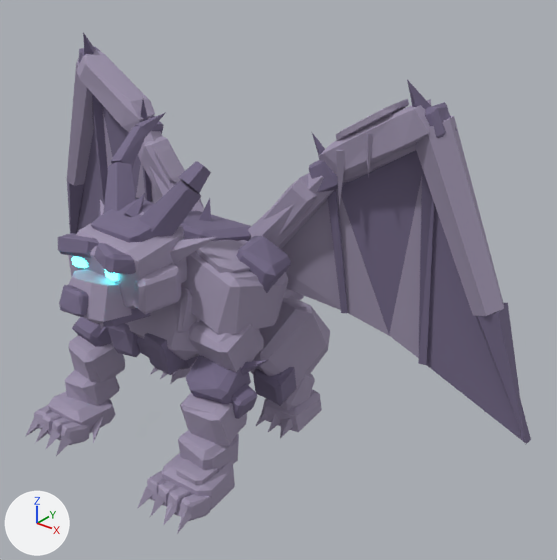
A saved change to the FBX model assets/models/beasts/gargoyle_static.fbx.
Before and after are seen from a camera (50 mm lens) standing at (10.66, -10.88, 10.58) and looking at (1.3, 0.81, 3.33). The lights are fixed; the arrows at lower left show +X, +Y and +Z. The older version comes first.

Names of what the first picture shows: 'Gargoyle_Static'.
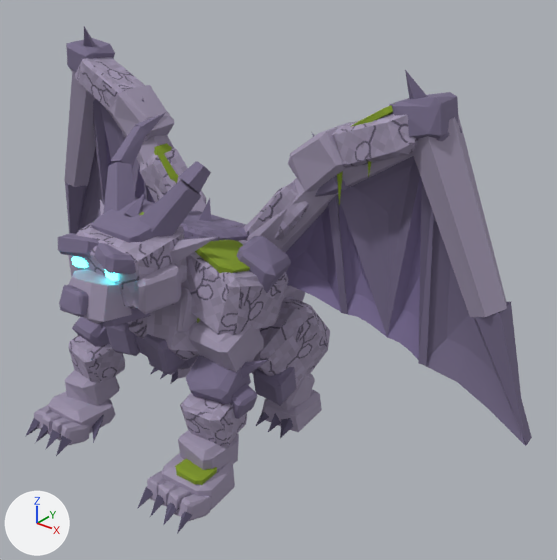
The change, as a list of edits to the scene's bpy script:
```text
Change me_gargoyle_mesh_001:
    remove me_gargoyle_mesh_001.from_pydata(...)  # 2167 vertices, 3782 faces; spans x -6.91..6.91, y -3.64..4.1, z -0.01..8.0
    add me_gargoyle_mesh_001.from_pydata(...)  # 2603 vertices, 4674 faces; spans x -6.9..6.9, y -3.64..4.1, z -0.01..8.15
    me_gargoyle_mesh_001 part 1: the loose piece of 24 vertices spanning x 2.8..4.08, y 0.43..1.07, z 6.73..7.59 is rebuilt with 24 vertices and now spans x 2.81..4.11, y 0.44..1.05, z 6.73..7.57
    me_gargoyle_mesh_001 part 2: the loose piece of 24 vertices spanning x 2.46..4.7, y 0.41..1.18, z 5.96..7.61 is rebuilt with 24 vertices and now spans x 2.63..4.49, y 0.33..1.27, z 6.21..7.51
    me_gargoyle_mesh_001 part 3: the loose piece of 24 vertices spanning x -4.56..-2.4, y 0.42..1.18, z 5.88..7.56 is rebuilt with 24 vertices and now spans x -4.59..-2.68, y 0.37..1.27, z 6.22..7.46
    me_gargoyle_mesh_001 part 4: the loose piece of 24 vertices spanning x 0.91..2.54, y 0.33..1.0, z 4.16..6.01 is rebuilt with 24 vertices and now spans x 0.84..2.4, y 0.15..1.09, z 4.06..5.82
    me_gargoyle_mesh_001 part 5: the loose piece of 24 vertices spanning x -2.5..-0.92, y 0.29..0.99, z 4.12..5.89 is rebuilt with 24 vertices and now spans x -2.32..-0.82, y 0.15..1.08, z 3.97..5.78
    me_gargoyle_mesh_001 part 6: the loose piece of 8 vertices spanning x 4.49..6.91, y 1.04..1.6, z 1.29..7.21 is rebuilt with 84 vertices and now spans x 3.9..6.9, y 0.98..1.77, z 1.28..7.22
    me_gargoyle_mesh_001 part 7: the loose piece of 8 vertices spanning x -6.91..-4.49, y 1.04..1.6, z 1.29..7.21 is rebuilt with 84 vertices and now spans x -6.9..-3.9, y 0.98..1.77, z 1.28..7.22
    me_gargoyle_mesh_001 part 8: the loose piece of 8 vertices spanning x 0.87..2.93, y 0.54..1.2, z 2.99..6.01 is rebuilt with 50 vertices and now spans x 0.9..2.9, y 0.48..1.36, z 2.98..6.02
    me_gargoyle_mesh_001 part 9: the loose piece of 8 vertices spanning x -2.93..-0.87, y 0.54..1.2, z 2.99..6.01 is rebuilt with 50 vertices and now spans x -2.9..-0.9, y 0.48..1.36, z 2.98..6.02
    me_gargoyle_mesh_001 part 10: the loose piece of 6 vertices spanning x 2.59..3.91, y 0.84..1.3, z 2.75..6.0 is rebuilt with 70 vertices and now spans x 2.6..4.5, y 0.78..1.48, z 2.73..7.22
    me_gargoyle_mesh_001 part 11: the loose piece of 6 vertices spanning x -3.91..-2.59, y 0.84..1.3, z 2.75..6.0 is rebuilt with 70 vertices and now spans x -4.5..-2.6, y 0.78..1.48, z 2.73..7.22
    me_gargoyle_mesh_001 part 12: a new loose piece of 24 vertices spanning x 1.86..3.21, y 0.25..1.18, z 5.68..6.97, in mat_gargoyle_palette (picture img_gargoyle_palette_png)
    me_gargoyle_mesh_001 part 13: a new loose piece of 24 vertices spanning x -3.16..-1.86, y 0.2..1.17, z 5.66..6.95, in mat_gargoyle_palette (picture img_gargoyle_palette_png)
    me_gargoyle_mesh_001 part 14: a new loose piece of 24 vertices spanning x 3.91..4.94, y 0.47..1.34, z 6.94..7.78, in mat_gargoyle_palette (picture img_gargoyle_palette_png)
    me_gargoyle_mesh_001 part 15: a new loose piece of 24 vertices spanning x -4.94..-3.91, y 0.46..1.34, z 6.95..7.76, in mat_gargoyle_palette (picture img_gargoyle_palette_png)
    me_gargoyle_mesh_001 part 16: 195 vertices moved from x -6.15..6.19, y -1.55..1.52, z 3.75..8.0 to x -6.2..6.24, y -1.55..1.58, z 3.69..8.15; 65 vertices removed from x -4.7..5.28, y -1.59..1.5, z 2.29..7.2; 41 vertices added at x -2.8..5.27, y -1.58..1.49, z 2.23..7.01
    me_gargoyle_mesh_001 part 17: 3097 kept faces spanning x -6.9..6.9, y -3.64..4.1, z -0.01..8.15 get new texture (UV) coordinates
    other edits to the shape of me_gargoyle_mesh_001 do not show in these pictures
```

Where the change shows, as pixel boxes (x1, y1, x2, y2) in the pictures (557 x 560 px; the box of a moved part takes in the faces that stretch with it):
'Gargoyle_Static', reshaped
    before: (25, 32, 531, 534)
    after: (25, 26, 532, 534)
part 1 of me_gargoyle_mesh_001, rebuilt
    before: (336, 99, 409, 141)
    after: (350, 105, 393, 127)
part 2 of me_gargoyle_mesh_001, rebuilt
    before: (318, 99, 431, 178)
    after: (332, 114, 418, 168)
part 3 of me_gargoyle_mesh_001, rebuilt (10% narrower, 32% shorter)
    before: (76, 50, 155, 133)
    after: (74, 57, 145, 113)
part 4 of me_gargoyle_mesh_001, rebuilt
    before: (263, 172, 317, 235)
    after: (246, 182, 309, 240)
part 5 of me_gargoyle_mesh_001, rebuilt
    before: (138, 136, 204, 208)
    after: (140, 143, 206, 204)
part 6 of me_gargoyle_mesh_001, rebuilt
    before: (427, 204, 531, 444)
    after: (387, 176, 532, 446)
part 7 of me_gargoyle_mesh_001, rebuilt
    before: (76, 130, 103, 234)
    after: (77, 127, 112, 232)
part 8 of me_gargoyle_mesh_001, rebuilt
    before: (281, 199, 341, 310)
    after: (286, 206, 341, 312)
part 9 of me_gargoyle_mesh_001, rebuilt (mostly hidden)
    before: (151, 182, 159, 203)
    after: (151, 195, 155, 203)
part 10 of me_gargoyle_mesh_001, rebuilt
    before: (337, 189, 389, 335)
    after: (337, 156, 420, 337)
part 11 of me_gargoyle_mesh_001, rebuilt (mostly hidden before)
    before: (136, 164, 145, 200)
    after: (100, 103, 145, 200)
part 12 of me_gargoyle_mesh_001, added
    after: (288, 122, 351, 192)
part 13 of me_gargoyle_mesh_001, added
    after: (111, 85, 175, 143)
part 14 of me_gargoyle_mesh_001, added (purple)
    after: (389, 92, 459, 140)
part 15 of me_gargoyle_mesh_001, added (purple)
    after: (66, 38, 115, 72)
part 16 of me_gargoyle_mesh_001, moved or reshaped
    before: (67, 32, 526, 443)
    after: (64, 26, 526, 443)
part 17 of me_gargoyle_mesh_001, surface changed
    both: (25, 34, 526, 534)
